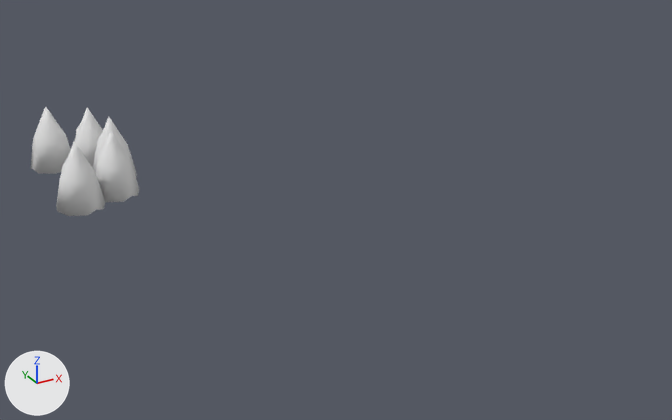
A saved change to the OBJ model ComPro2015/Assets/Models/RockWallSpike/RockWallSpike.obj.
Before and after are seen from a 50 mm camera at (-27.7, -29.9, 20.5) aimed at (-6.8, 8.1, 1.5). Lighting does not change. The marker at lower left points along +X, +Y and +Z. Where no turn or scale is listed for an object, it has been applied to the vertices. Vertices at the same position are counted once.

In view in the first picture: 'RockWallSpike'.
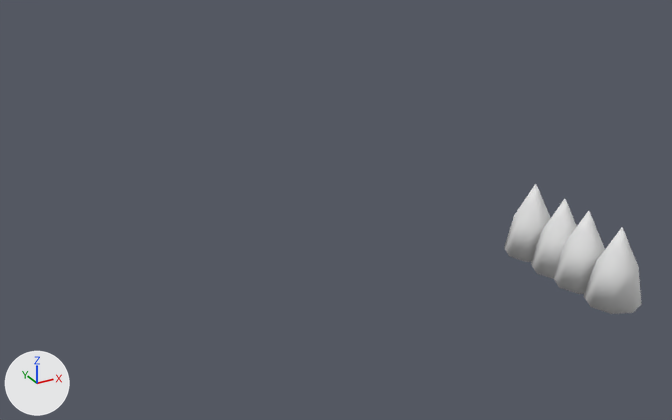
What differs and where, as boxes [x1, y1, x2, y2] in the pictures (672 x 420 px; the box of a moved part takes in the faces that stretch with it):
'RockWallSpike', reshaped (28% wider, 18% taller): before [31, 106, 139, 216]; after [504, 184, 642, 314]
part 1 of me_rockwallspike, moved or reshaped: before [96, 130, 139, 202]; after [531, 199, 577, 279]
part 2 of me_rockwallspike, moved or reshaped: before [56, 142, 105, 216]; after [504, 184, 550, 262]
part 3 of me_rockwallspike, moved or reshaped: before [93, 117, 137, 176]; after [584, 228, 642, 314]
part 4 of me_rockwallspike, moved or reshaped: before [74, 108, 103, 167]; after [553, 211, 605, 294]
part 5 of me_rockwallspike, deleted: before [31, 106, 71, 174]

Diff of the bpy script that builds the scene:
```diff
--- a/ComPro2015/Assets/Models/RockWallSpike/RockWallSpike.obj.py
+++ b/ComPro2015/Assets/Models/RockWallSpike/RockWallSpike.obj.py
@@ me_rockwallspike @@
 me_rockwallspike.from_pydata(...)  # 235 vertices, 450 faces; spans x -19.04..-13.78, y 14.52..23.73, z 1.04..4.68
 # used by ob_rockwallspike; location = (0.0, 0.0, 0.0)
+# me_rockwallspike part 1: the loose piece of 47 vertices spanning x -16.9..-14.36, y 15.4..17.93, z 1.04..4.68 is moved by (16.53, -16.66, -1.1)
+# me_rockwallspike part 2: the loose piece of 47 vertices spanning x -19.04..-16.5, y 14.52..17.05, z 1.04..4.68 is moved by (18.67, -13.71, -1.1)
+# me_rockwallspike part 3: the loose piece of 47 vertices spanning x -16.32..-13.78, y 17.69..20.22, z 1.04..4.68 is moved by (15.95, -22.61, -1.1)
+# me_rockwallspike part 4: the loose piece of 47 vertices spanning x -16.9..-14.36, y 19.97..22.5, z 1.04..4.68 is moved by (16.53, -22.82, -1.1)
+# me_rockwallspike part 5: the loose piece of 47 vertices spanning x -18.9..-16.39, y 21.22..23.73, z 1.04..4.68 is deleted
 me_rockwallspike.materials.append(mat_default_prototype)
```
